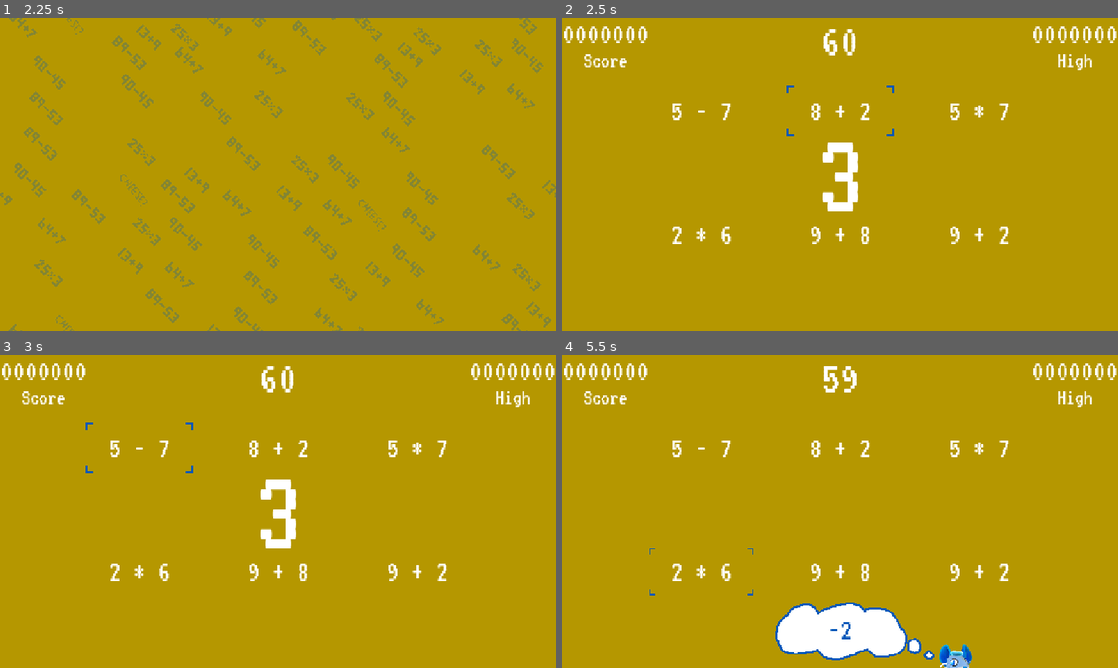
Above: before the commit, frames 1-4 (two rows, left to right).
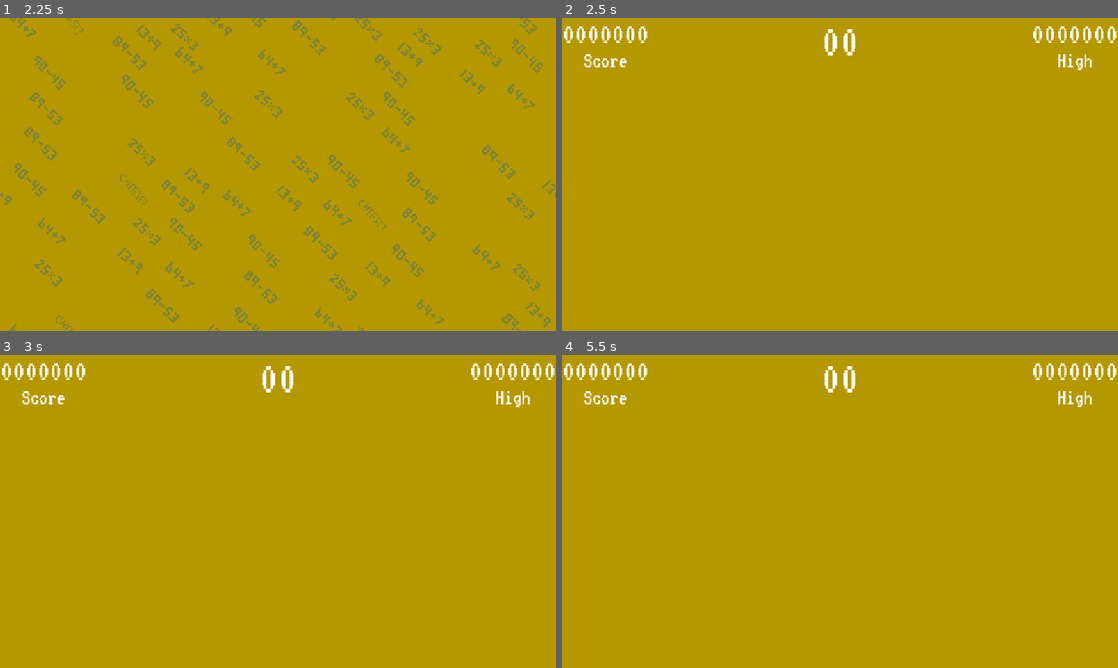
Above: after the commit, the same moments.

Repository: sdepouw/mathematics-and-cheese
Game: Godot game, scene res://Scenes/Root/root.tscn
Same seed, same stepped clock (60 frames per second), same inputs: the game is played once before the commit and once after it. Sound files missing from this copy of the repository are replaced by a short silence.
Inputs (mouse positions are in pixels of both pictures, inside the frame that each line leads up to):
- Up to frame 1 (2.25 s): tap Enter at 0.5 s; move the mouse to (400, 158) at 0.52 s; hold D (move_right) 0.53-1.28 s; tap Space (confirm) at 0.6, 1.25, 1.35 s; click (400, 158) at 0.67 s; move the mouse to (166, 190) at 1.27 s; hold S (move_down) 1.28-2 s; click "Start Game" at 2 s
- Up to frame 2 (2.5 s): no input
- Up to frame 3 (3 s): tap Space (confirm) at 2.75, 2.85 s; move the mouse to (139, 448) at 2.77 s; hold D (move_right) from 2.78 s (still down); click (139, 448) at 2.92 s
- Up to frame 4 (5.5 s): move the mouse to (840, 448) at 3.52 s; release D (move_right) at 3.53 s; hold W (move_up) 3.53-4.28 s; tap Space (confirm) at 3.6, 4.25, 4.35, 5, 5.1 s; click (840, 448) at 3.67 s; move the mouse to (979, 448) at 4.27 s; hold A (move_left) from 4.28 s (still down); click (979, 448) at 4.42 s; move the mouse to (701, 570) at 5.02 s; click (701, 570) at 5.17 s

Frame 1 is identical in both runs. In frame 2, 1.8% of the frame differs, in the area x 19-81%, y 3-73%; in frame 3, 1.8%; in frame 4, 5.0%, in the area x 15-81%, y 3-100%.

Commit message:
Extracted Game Over Canvas from game scene

Diff:
--- a/Game/Scenes/Game/game.gd
+++ b/Game/Scenes/Game/game.gd
@@ -13,9 +13,7 @@
 @onready var _countdown_timer: Timer = $CountdownTimer
 @onready var _countdown_label: Label = $CountdownLabel
 @onready var _pause_screen: PauseScreen = $PauseScreen
-@onready var _game_end_wait_timer: Timer = $GameEndWaitTimer
-@onready var _main_menu_button: Button = $MainMenuButton
-@onready var _restart_button: Button = $RestartButton
+@onready var _game_over_canvas: GameOverCanvas = $GameOverCanvas
 @onready var _wrong_sound: AudioStreamPlayer = $WrongSound
 @onready var _correct_sound: AudioStreamPlayer = $CorrectSound
 @onready var _new_high_score_sound: AudioStreamPlayer = $NewHighScoreSound
@@ -42,7 +40,7 @@
 func _ready() -> void:
   game_started.emit()
   _toggle_game_piece_visibility(false)
-  _toggle_game_over_visibility(false)
+  _game_over_canvas.hide()
 
 func _process(_delta: float) -> void:
   if _game_on:
@@ -62,17 +60,13 @@
   for item: CanvasItem in get_tree().get_nodes_in_group("GamePieces"):
     item.visible = visible
 
-func _toggle_game_over_visibility(visible: bool) -> void:
-  for item: CanvasItem in get_tree().get_nodes_in_group("GameOverPieces"):
-    item.visible = visible
-
 func _on_game_started() -> void:
   _current_score = 0
   _current_streak = 0
   _high_score_reached = false
   _hud.update_time_display(_game_timer.wait_time)
   _hud.update_high_score_display(HighScore.get_current_high_score())
-  _toggle_game_over_visibility(false)
+  _game_over_canvas.hide()
   _generate_new_equations()
   await _run_countdown_async()
   _equation_board.toggle_cursor_sound(true)
@@ -81,24 +75,13 @@
   _pause_screen.can_pause = true
 
 func _on_game_ended() -> void:
-  _disable_game_end_buttons_momentarily()
   _pause_screen.can_pause = false
   _toggle_game_piece_visibility(false)
   _equation_board.toggle_cursor_sound(false)
   _equation_board.hide()
-  _toggle_game_over_visibility(true)
+  _game_over_canvas.show()
   if _current_score > HighScore.get_current_high_score():
     HighScore.save_new_high_score(_current_score)
-
-## Prevents players from playing down to the wire and accidentally skipping the
-## Game Over screen
-func _disable_game_end_buttons_momentarily() -> void:
-  _restart_button.disabled = true
-  _main_menu_button.disabled = true
-  _game_end_wait_timer.start()
-  await _game_end_wait_timer.timeout
-  _restart_button.disabled = false
-  _main_menu_button.disabled = false
 
 func _on_board_equation_selected(equation: Equation) -> void:
   if !_game_on or equation == null:
@@ -135,11 +118,8 @@
 func _on_game_timer_timeout() -> void:
   game_ended.emit()
 
-func _on_restart_button_pressed() -> void:
+func _on_play_again_requested() -> void:
   game_started.emit()
-
-func _on_main_menu_button_pressed() -> void:
-  EventBus.load_main_menu.emit()
 
 func _run_countdown_async() -> void:
   _equation_board.show() # Allow preview of first set of equations
--- a/Game/Scenes/Game/game.tscn
+++ b/Game/Scenes/Game/game.tscn
@@ -4,8 +4,8 @@
 [ext_resource type="PackedScene" uid="uid://cfdil1vt2522f" path="res://Scenes/HUD/hud.tscn" id="2_i1e5p"]
 [ext_resource type="PackedScene" uid="uid://c5b1rrrdeysj3" path="res://Scenes/EquationBoard/equation_board.tscn" id="3_flgk0"]
 [ext_resource type="PackedScene" uid="uid://bya2bspfpyt0c" path="res://Scenes/BlueyAnswer/bluey_answer.tscn" id="4_vifcx"]
+[ext_resource type="PackedScene" uid="uid://dqtfvuspfhidd" path="res://Scenes/Game/game_over_canvas.tscn" id="5_7jvlm"]
 [ext_resource type="AudioStream" uid="uid://7cc2l76edtum" path="res://Assets/Sounds/wrong.wav" id="5_ciybh"]
-[ext_resource type="PackedScene" uid="uid://cambpmv5v3opa" path="res://Scenes/EnhancedButton/enhanced_button.tscn" id="5_xfil1"]
 [ext_resource type="PackedScene" uid="uid://csme42t8hpnid" path="res://Scenes/PauseScreen/pause_screen.tscn" id="6_flgk0"]
 [ext_resource type="AudioStream" uid="uid://c42nkfhvunfly" path="res://Assets/Sounds/correct.wav" id="6_vifcx"]
 [ext_resource type="AudioStream" uid="uid://dbv00fxfs8fif" path="res://Assets/Sounds/new_high_score.wav" id="9_huoen"]
@@ -17,44 +17,17 @@
 wait_time = 60.0
 one_shot = true
 
-[node name="GameEndWaitTimer" type="Timer" parent="."]
-
 [node name="HUD" parent="." instance=ExtResource("2_i1e5p")]
 
 [node name="EquationBoard" parent="." instance=ExtResource("3_flgk0")]
 visible = false
 position = Vector2(288, 192)
 
-[node name="GameOverLabel" type="Label" parent="." groups=["GameOverPieces"]]
-visible = false
-anchors_preset = 15
-anchor_right = 1.0
-anchor_bottom = 1.0
-grow_horizontal = 2
-grow_vertical = 2
-text = "A Cheesy Delight!"
-horizontal_alignment = 1
-vertical_alignment = 1
-
 [node name="BlueyAnswer" parent="." groups=["GamePieces"] instance=ExtResource("4_vifcx")]
 visible = false
 position = Vector2(616, 576)
 
-[node name="RestartButton" parent="." groups=["GameOverPieces"] instance=ExtResource("5_xfil1")]
-visible = false
-offset_left = 128.0
-offset_top = 448.0
-offset_right = 528.0
-offset_bottom = 548.0
-text = "Play Again"
-
-[node name="MainMenuButton" parent="." groups=["GameOverPieces"] instance=ExtResource("5_xfil1")]
-visible = false
-offset_left = 624.0
-offset_top = 448.0
-offset_right = 1024.0
-offset_bottom = 548.0
-text = "Main Menu"
+[node name="GameOverCanvas" parent="." instance=ExtResource("5_7jvlm")]
 
 [node name="CountdownLabel" type="Label" parent="."]
 visible = false
@@ -89,12 +62,8 @@
 [node name="NewHighScoreSound" type="AudioStreamPlayer" parent="."]
 stream = ExtResource("9_huoen")
 
-[connection signal="game_ended" from="." to="." method="_on_game_ended"]
-[connection signal="game_ended" from="." to="HUD" method="_on_game_ended"]
-[connection signal="game_started" from="." to="." method="_on_game_started"]
 [connection signal="timeout" from="GameTimer" to="." method="_on_game_timer_timeout"]
 [connection signal="board_equation_selected" from="EquationBoard" to="." method="_on_board_equation_selected"]
-[connection signal="pressed" from="RestartButton" to="." method="_on_restart_button_pressed"]
-[connection signal="pressed" from="MainMenuButton" to="." method="_on_main_menu_button_pressed"]
+[connection signal="play_again_requested" from="GameOverCanvas" to="." method="_on_play_again_requested"]
 [connection signal="paused" from="PauseScreen" to="." method="_on_pause_screen_paused"]
 [connection signal="unpaused" from="PauseScreen" to="." method="_on_pause_screen_unpaused"]
--- /dev/null
+++ b/Game/Scenes/Game/game_over_canvas.gd
@@ -0,0 +1,29 @@
+class_name GameOverCanvas
+extends CanvasLayer
+
+signal play_again_requested
+
+@onready var _restart_button: EnhancedButton = $RestartButton
+@onready var _main_menu_button: EnhancedButton = $MainMenuButton
+@onready var _game_end_wait_timer: Timer = $GameEndWaitTimer
+
+## Prevents players from playing down to the wire and accidentally skipping the
+## Game Over screen
+func _disable_game_end_buttons_momentarily() -> void:
+  _restart_button.disabled = true
+  _main_menu_button.disabled = true
+  _game_end_wait_timer.start()
+  await _game_end_wait_timer.timeout
+  _restart_button.disabled = false
+  _main_menu_button.disabled = false
+
+func _on_restart_button_pressed() -> void:
+  play_again_requested.emit()
+
+func _on_main_menu_button_pressed() -> void:
+  EventBus.load_main_menu.emit()
+
+
+func _on_visibility_changed() -> void:
+  if self.visible:
+    _disable_game_end_buttons_momentarily()
--- /dev/null
+++ b/Game/Scenes/Game/game_over_canvas.tscn
@@ -0,0 +1,40 @@
+[gd_scene load_steps=3 format=3 uid="uid://dqtfvuspfhidd"]
+
+[ext_resource type="Script" uid="uid://cvbrg7wpbbt3n" path="res://Scenes/Game/game_over_canvas.gd" id="1_pda5h"]
+[ext_resource type="PackedScene" uid="uid://cambpmv5v3opa" path="res://Scenes/EnhancedButton/enhanced_button.tscn" id="2_4p3hf"]
+
+[node name="GameOver" type="CanvasLayer"]
+script = ExtResource("1_pda5h")
+
+[node name="GameOverLabel" type="Label" parent="."]
+anchors_preset = 13
+anchor_left = 0.5
+anchor_right = 0.5
+anchor_bottom = 1.0
+offset_left = -217.5
+offset_right = 217.5
+grow_horizontal = 2
+grow_vertical = 2
+text = "A Cheesy Delight!"
+horizontal_alignment = 1
+vertical_alignment = 1
+
+[node name="RestartButton" parent="." instance=ExtResource("2_4p3hf")]
+offset_left = 128.0
+offset_top = 448.0
+offset_right = 528.0
+offset_bottom = 548.0
+text = "Play Again"
+
+[node name="MainMenuButton" parent="." instance=ExtResource("2_4p3hf")]
+offset_left = 624.0
+offset_top = 448.0
+offset_right = 1024.0
+offset_bottom = 548.0
+text = "Main Menu"
+
+[node name="GameEndWaitTimer" type="Timer" parent="."]
+
+[connection signal="visibility_changed" from="." to="." method="_on_visibility_changed"]
+[connection signal="pressed" from="RestartButton" to="." method="_on_restart_button_pressed"]
+[connection signal="pressed" from="MainMenuButton" to="." method="_on_main_menu_button_pressed"]
Not shown, added: Game/Scenes/Game/game_over_canvas.gd.uid
